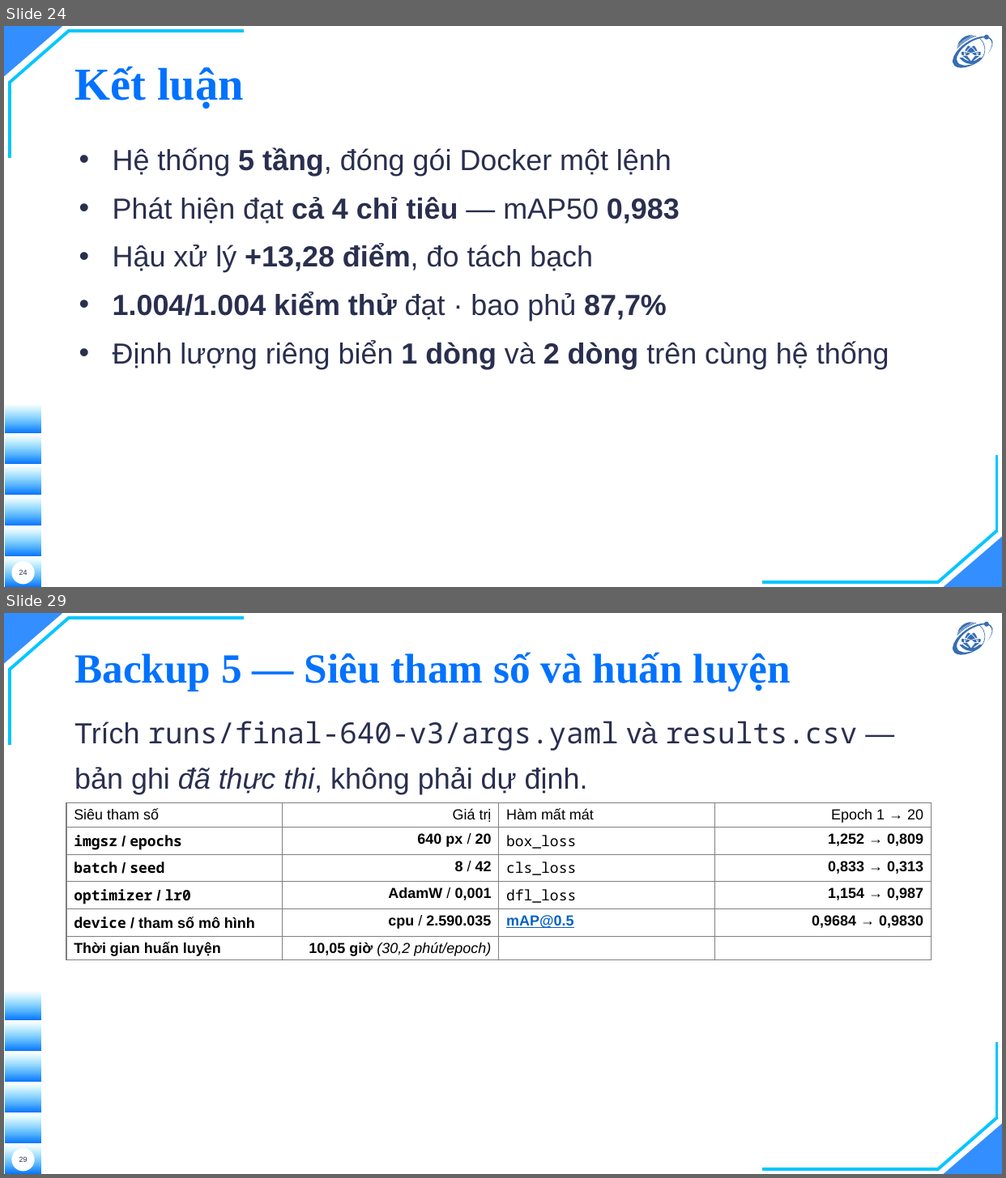
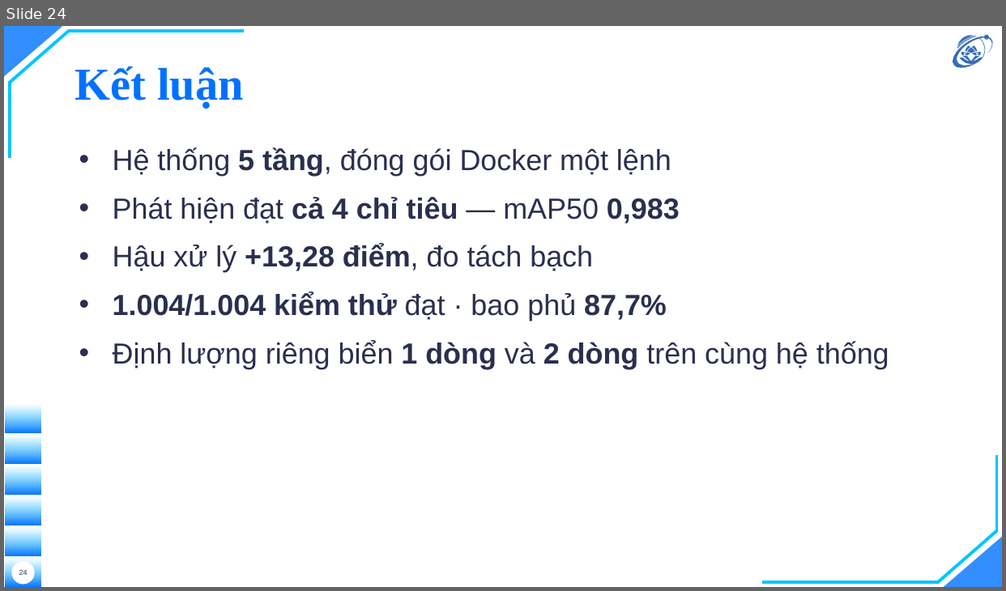
Before and after one commit to hieunguyen2604/alpr-do-an-mon-hoc, a slide deck: docs/slides/slides.pptx. Shown one above the other, each under a label of ours: slides 24 and 29 before the commit, slide 24 after it; the slides between them are not shown. The pictures are 1006x1178 and 1006x591 pixels, drawn with LibreOffice and Linux fonts; fonts in the diff are those of the drawing; background and template pictures are left out. Boxes give left, top, right and bottom in pixels: in the first picture for what was removed or moved away, otherwise in the second. Text is boxed around its words. In the diff, an @@ line names an element or a change of style, - is before the commit and + after.

Commit message:
slides: rut backup 8 -> 4, tong 28 slide
Theo chi dinh: 24 slide chinh + 4 backup.
  Backup 1  Error Analysis      (tu Backup 3 cu)
  Backup 2  Ablation Study      (tu Backup 4 cu)
  Backup 3  Tra nhanh so lieu   (tu Backup 7 cu)
  Backup 4  YOLO11 + PaddleOCR  (gop hai bang kien truc thanh mot bang hai cot)
Bo: Sieu tham so va huan luyen · Tai lieu tham khao chinh · Kich ban demo.

Bang gop giu bon dong quan trong nhat cho moi mo hinh — backbone, co che dac
trung, dau ra, quy mo — kem con so da do (mAP 0,9829 va 1-CER 94,83%). Cac dong
bi bo (neck rieng, chi tiet loss) deu con trong quyen o 2.3.2 va 2.4.2.

MOT LOI TOI TU GAY RA VA TU BAT: lan dung dau ra 29 slide chu khong phai 28. Ly
do la toi dat mot cau dan NGAY SAU bang trong Backup 4 — vi pham dung quy uoc
ghi trong chinh dau tep 10-slides.md: "Bang hoac hinh phai la khoi CUOI CUNG cua
slide", vi pandoc cat sang slide moi o moi thu dung sau mot bang. Chuyen cau len
tren bang, ra dung 28.

Do duoc: pptx 28 slide; 50 so tren slide doi chieu voi quyen, bon so khong khop
truc tiep deu la LAM TRON dung (0,7526 -> 0,753; 0,9483 -> 94,83%); 1004 test qua.

```diff
--- a/docs/slides/slides.pptx
+++ b/docs/slides/slides.pptx
@@ slide 29 removed at <box>4,613,1002,1174</box>, background picture (left out); not listed: 16 template elements that a slide beside it also shows @@
@@ title removed at <box>74,652,791,692</box> @@
-Backup 5 — Siêu tham số và huấn luyện
@@ text removed at <box>74,721,858,794</box> @@
-Trích runs/final-640-v3/args.yaml và results.csv — bản ghi đã thực thi, không phải dự định.
@@ table removed at <box>66,803,931,1118</box>, 6 rows, 4 columns @@
-Siêu tham số | Giá trị | Hàm mất mát | Epoch 1 → 20
-imgsz / epochs | 640 px / 20 | box_loss | 1,252 → 0,809
-batch / seed | 8 / 42 | cls_loss | 0,833 → 0,313
-optimizer / lr0 | AdamW / 0,001 | dfl_loss | 1,154 → 0,987
-device / tham số mô hình | cpu / 2.590.035 | mAP@0.5 | 0,9684 → 0,9830
-Thời gian huấn luyện | 10,05 giờ (30,2 phút/epoch) |  | 
@@ page number removed at <box>19,1157,27,1162</box> @@
-29
```
Also in this commit, not shown: 4 slides changed, 3 other slides removed, 4 other files.
